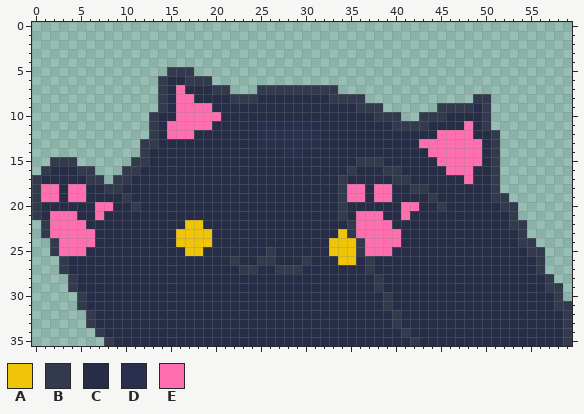
Pixel-art sprite -- src/assets/images/blackCat/blackcat-default.png. That is the earlier state.
The file is 120x72 pixels, drawn in blocks of 2x2; one block is one cell here. Colours within 5 levels of each other are drawn and written as one.
Palette (. is transparent): A #f1c507  B #333a4d  C #282d47  D #292f4d  E #ff6faf
Pixels before, first column x 0:
 5 ...............BBB..........................................
 6 ..............BCCBBB........................................
 7 ..............BCECCCBB...BBBBBBBBB..........................
 8 ..............BCEECCCCBBBCCCCCCCCBBBB............BB.........
 9 ..............BCEEEECCCCCCCCCCCCCCCCBBB......BBBBCB.........
10 .............BCCEEEEECCCCCCCCCCCCCCCCCBBB..BBBCCCCB.........
11 .............BCEEEEECCCCCDDDDDDCCCCCCCCCBBBBCCCCECB.........
12 .............BCEEECCCCCCCDDDDDDDCCCCCCCCCCCCCEEEECCB........
13 ............BBCCCCCCCCCCCDDDDDDDCCCCCCCCCCCEEEEEEECB........
14 ............BCCCCCCCCCCCCCCCDDCCCCCCCCCCCCCCEEEEEECB........
15 ..BBB......BBCCCCCCCCCCCCCCCCCCCCCCCBBBCCCCCCEEEEECB........
16 .BCCCBB...BBCCCCCCCCCCCCCCCCCCCCCCCBCCCBBCCCCCEEECCB........
17 BCCCCCBB.BBCCCCCCCCCCCCCCCCCCCCCCCBCCCCCBBCCCCCCECCB........
18 BEECEECCBBCCCCCCCCCCCCCCCCCCCCCCCCBEECEECCBBCCCCCCCB........
19 BEECEECCCCBCCCCCCCCCCCCCCCCCCCCCCCBEECEECCCCBCCCCCCBB.......
20 BCCCCCCEECCBCCCCCCCCCCCCCCCCCCCCCCBCCCCCCEECCBCCCCCCBB......
21 BCEEECCECCCCCCCCCCCCCCCCCCCCCCCCCCBCEEECCECCCCCCCCCCCB......
22 .BEEEECCCCCCCCCCCAACCCCCCCCCCCCCCCCBEEEECCCCCCCCCCCCCBB.....
23 .BEEEEECCCCCCCCCAAAACCCCCCCCCCCCCCABEEEEECCCCCCCCCCCCCB.....
24 ..BEEEECCCCCCCCCAAAACCCCCCCCCCCCCAAABEEEECCCCCCCCCCCCCBB....
25 ..BEEECCCCCCCCCCCAACCCCCCCBCCCCCCAAABEEECCCCCCCCCCCCCCCBB...
26 ...BCCCCCCCCCCCCCCCCCCBCCBBCCCBCCCAACBCCCCCCCCCCCCCCCCCCB...
27 ...BCCCCCCCCCCCCCCCCCCCBBCCBBBCCCCCCCBCCCCCCCCCCCCCCCCCCB...
28 ....BCCCCCCCCCCCCCCCCCCCCCCCCCCCCCCCCCBCCCCCCCCCCCCCCCCCCB..
29 ....BCCCCCCCCCCCCCCCCCCCCCCCCCCCCCCCCCBCCCCCCCCCCCCCCCCCCBB.
30 .....BCCCCCCCCCCCCCCCCCCCCCCCCCCCCCCCCCBCCCCCCCCCCCCCCCCCCB.
31 .....BCCCCCCCCCCCCCCCCCCCCCCCCCCCCCCCCCBCCCCCCCCCCCCCCCCCCBB
32 ......BCCCCCCCCCCCCCCCCCCCCCCCCCCCCCCCCCBCCCCCCCCCCCCCCCCCCB
33 ......BCCCCCCCCCCCCCCCCCCCCCCCCCCCCCCCCCBCCCCCCCCCCCCCCCCCCB
34 .......BCCCCCCCCCCCCCCCCCCCCCCCCCCCCCCCCCBCCCCCCCCCCCCCCCCCB
35 ........BCCCCCCCCCCCCCCCCCCCCCCCCCCCCCCCCCBCCCCCCCCCCCCCCCCB
The result:
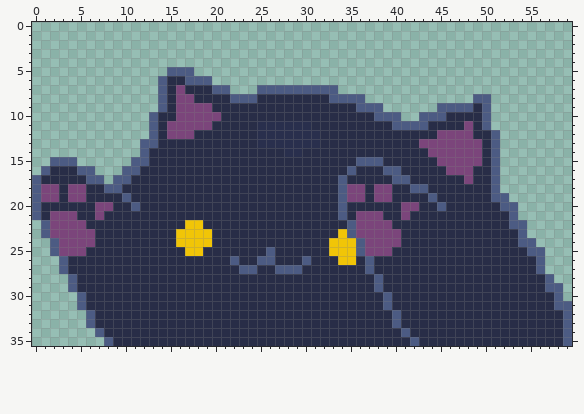
What changed:
colour B: #333a4d -> #4c5b83
colour E: #ff6faf -> #7b457b
